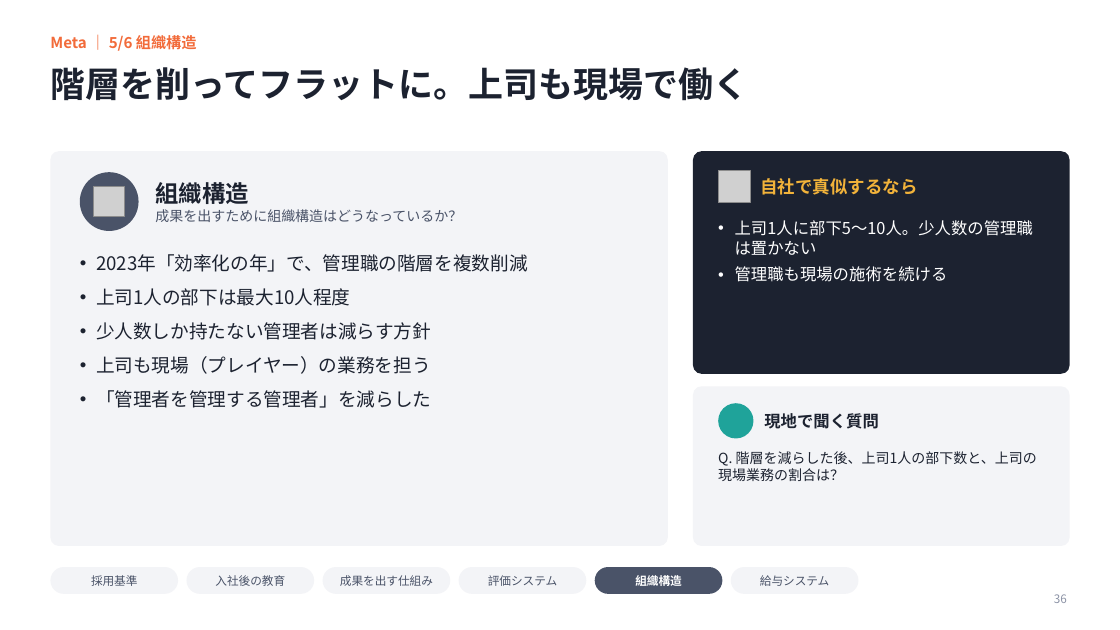
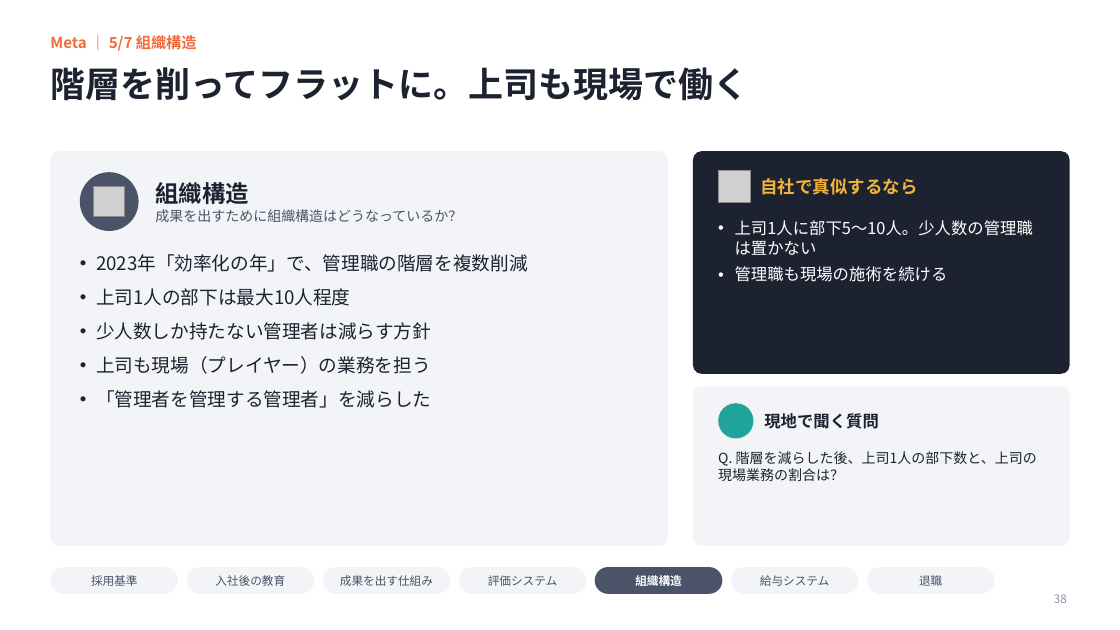
Before and after one commit to ktarpt-spec/-, a slide deck: slide 38 of シリコンバレー企業見学_まとめ_2026年10月.pptx (slide 36 before the commit). Drawn at 1120x630 pixels with LibreOffice and Linux fonts; fonts in the diff are those of the drawing; grey boxes stand for pictures; background and template pictures are left out. Boxes give left, top, right and bottom in pixels: in the first picture for what was removed or moved away, otherwise in the second. Text is boxed around its words. In the diff, an @@ line names an element or a change of style, - is before the commit and + after.

```diff
--- a/シリコンバレー企業見学_まとめ_2026年10月.pptx
+++ b/シリコンバレー企業見学_まとめ_2026年10月.pptx
@@ text at [50, 33, 197, 53]: text changed @@
-Meta ｜ 5/6 組織構造
+Meta ｜ 5/7 組織構造
@@ rounded rectangle added at [867, 567, 995, 594], fill #F3F4F7 @@
@@ text added at [919, 575, 942, 586], 10 pt, text #4A5368 @@
+退職
@@ page number at [1054, 594, 1067, 603]: text changed @@
-36
+38
```
Also in this commit, not shown: 17 other slides changed, 3 slides added.
